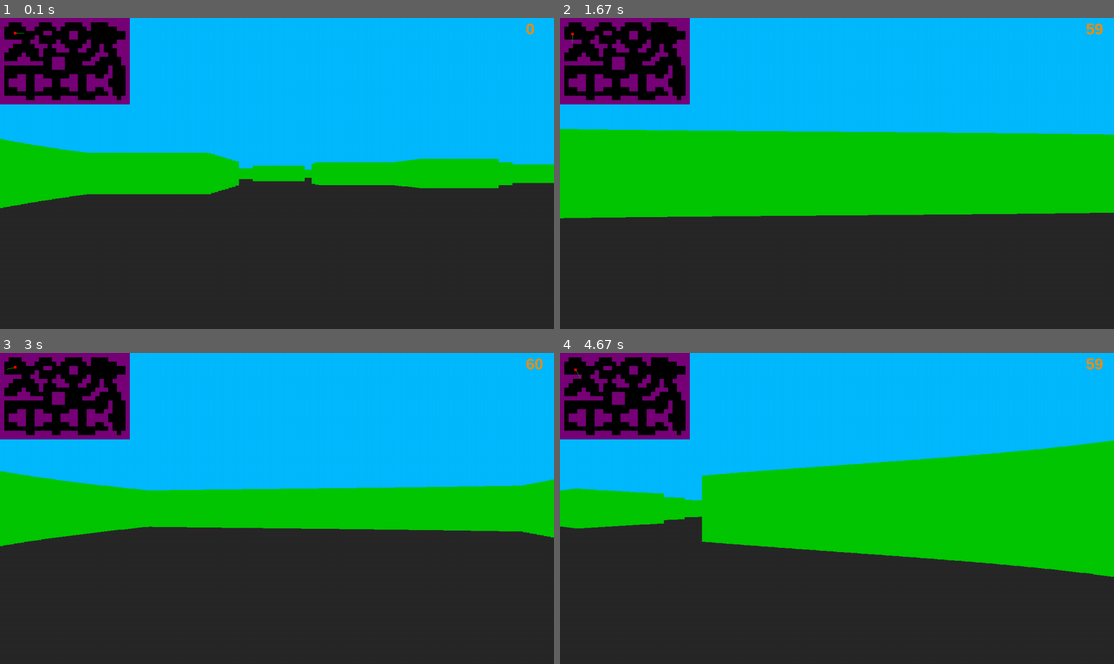
Above: before the commit, frames 1-4 (two rows, left to right).
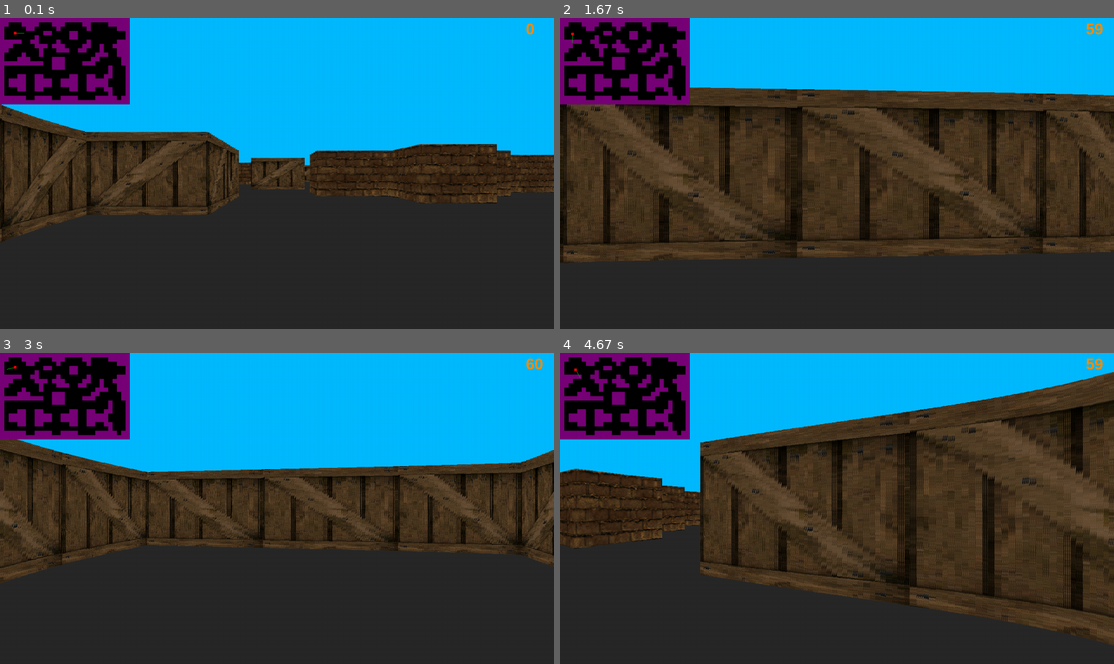
Above: after the commit, the same moments.

Repository: bo1ledOwl/YandexLyceumPyGameProject
Game: pygame game, started from main.py
Same seed, same stepped clock (60 frames per second), same inputs: the game is played once before the commit and once after it.
Inputs (mouse positions are in pixels of both pictures, inside the frame that each line leads up to):
- Up to frame 1 (0.1 s): no input
- Up to frame 2 (1.67 s): hold D 0.33-0.8 s; move the mouse to (814, 185) at 0.37 s; hold W 0.83-1.3 s; move the mouse to (704, 176) at 0.87 s; hold D from 1.33 s (still down); move the mouse to (920, 64) at 1.37 s
- Up to frame 3 (3 s): release D at 1.8 s; hold A 1.83-2.37 s; move the mouse to (288, 402) at 1.87 s; hold S 2.4-2.87 s; move the mouse to (282, 539) at 2.43 s; hold A from 2.9 s (still down); move the mouse to (421, 558) at 2.93 s
- Up to frame 4 (4.67 s): release A at 3.37 s; hold W 3.4-3.87 s; move the mouse to (981, 480) at 3.43 s; hold D 3.9-4.53 s; move the mouse to (1036, 483) at 3.93 s; hold S from 4.57 s (still down); move the mouse to (1030, 570) at 4.6 s

The runs differ from the first frame. In frame 1, 19% of the frame differs, in the area x 0-100%, y 27-72%; in frame 2, 48%, in the area x 0-100%, y 22-79%; in frame 3, 27%; in frame 4, 48%.

Commit message:
добавлены текстуры стен

Diff:
--- a/drawing.py
+++ b/drawing.py
@@ -1,3 +1,5 @@
+import os.path
+
 import pygame
 from ray_casting import ray_casting_func
 from settings import *
@@ -9,13 +11,19 @@
     def __init__(self, surface):
         self.sc = surface
         self.font = pygame.font.SysFont('Arial', 36, bold=True)
+        self.textures = {1: pygame.image.load(os.path.join('resources/walls/wall1.png')).convert(),
+                         2: pygame.image.load(os.path.join('resources/walls/wall2.png')).convert(),
+                         }
 
-    def draw_background(self):
+    def background(self):
         pygame.draw.rect(self.sc, SKYBLUE, (0, 0, WIDTH, HALF_HEIGHT))
         pygame.draw.rect(self.sc, DARKGRAY, (0, HALF_HEIGHT, WIDTH, HALF_HEIGHT))
 
-    def draw_minimap(self, player):
-        pygame.draw.rect(self.sc, BLACK, (0, 0, world_map[-1][0] * MINIMAP_SCALE, world_map[-1][1] * MINIMAP_SCALE))
+    def walls(self, player):
+        ray_casting_func(player, self.sc, self.textures)
+
+    def minimap(self, player):
+        pygame.draw.rect(self.sc, BLACK, (0, 0, list(world_map.keys())[-1][0] * MINIMAP_SCALE, list(world_map.keys())[-1][1] * MINIMAP_SCALE))
         for wall in world_map:
             pygame.draw.rect(self.sc, PURPLE, (wall[0] * MINIMAP_SCALE, wall[1] * MINIMAP_SCALE,
                                                TILE * MINIMAP_SCALE, TILE * MINIMAP_SCALE))
--- a/main.py
+++ b/main.py
@@ -14,13 +14,13 @@
 player = Player(PLAYER_START_POSITION)
 
 font = pygame.font.SysFont('Arial', 36, bold=True)
-
 paused = False
 
-while True:
+running = True
+while running:
     for event in pygame.event.get():
         if event.type == pygame.QUIT:
-            exit()
+            running = False
         if event.type == pygame.KEYDOWN:
             if event.key == pygame.K_ESCAPE:
                 if not paused:
@@ -37,9 +37,9 @@
 
     sc.fill(BLACK)
     # print(player.angle)
-    drawer.draw_background()
-    ray_casting_func(player, sc)
-    drawer.draw_minimap(player)
+    drawer.background()
+    drawer.walls(player)
+    drawer.minimap(player)
     if not paused:
         player.movement()
         drawer.fps(clock)
@@ -49,3 +49,5 @@
 
     pygame.display.flip()
     clock.tick(FPS)
+
+pygame.quit()
--- a/map.py
+++ b/map.py
@@ -1,12 +1,17 @@
 from settings import *
 from PIL import Image
+
+# соответствие цветов на карте и элементов игры
+SPAWN_POINT = (255, 0, 0)
+WALL1 = (0, 0, 0)
+WALL2 = (100, 100, 100)
 
 
 def map_coords(x, y):
     return (x // TILE) * TILE, (y // TILE) * TILE
 
 
-world_map = set()
+world_map = {}
 im = Image.open("maps/map.png")
 pixels = im.load()
 x, y = im.size
@@ -15,9 +20,10 @@
 for i in range(x):
     for j in range(y):
         r, g, b = pixels[i, j]
-        if (r, g, b) == (0, 0, 0):
-            world_map.add((i * TILE, j * TILE))
-        if (r, g, b) == (255, 0, 0):
+        if (r, g, b) == WALL1:
+            world_map[(i * TILE, j * TILE)] = 1
+        if (r, g, b) == WALL2:
+            world_map[(i * TILE, j * TILE)] = 2
+        if (r, g, b) == SPAWN_POINT:
             # красная точка на карте - спавн игрока
             PLAYER_START_POSITION = (i * TILE + TILE // 2, j * TILE + TILE // 2)
-world_map = sorted(world_map)
--- a/player.py
+++ b/player.py
@@ -10,13 +10,13 @@
         self.angle = PLAYER_ANGLE
 
     def check_intersection(self, dx, dy):
-        if not map_coords(self.x + PLAYER_SPEED, self.y) in world_map and dx > 0:
+        if not map_coords(self.x + (PLAYER_SPEED + WALL_SAFE_RANGE), self.y) in world_map and dx > 0:
             self.x += dx
-        elif not map_coords(self.x - PLAYER_SPEED, self.y) in world_map and dx < 0:
+        elif not map_coords(self.x - (PLAYER_SPEED + WALL_SAFE_RANGE), self.y) in world_map and dx < 0:
             self.x += dx
-        if not map_coords(self.x, self.y + PLAYER_SPEED) in world_map and dy > 0:
+        if not map_coords(self.x, self.y + (PLAYER_SPEED + WALL_SAFE_RANGE)) in world_map and dy > 0:
             self.y += dy
-        elif not map_coords(self.x, self.y - PLAYER_SPEED) in world_map and dy < 0:
+        elif not map_coords(self.x, self.y - (PLAYER_SPEED + WALL_SAFE_RANGE)) in world_map and dy < 0:
             self.y += dy
 
     def movement(self):
--- a/ray_casting.py
+++ b/ray_casting.py
@@ -4,15 +4,15 @@
 from map import *
 
 
-def ray_casting_func(player, sc):
+def ray_casting_func(player, sc, textures):
     a = (player.angle - HALF_FOV) % 360
     xo, yo = player.x, player.y
     x_on_map, y_on_map = map_coords(xo, yo)
     for ray in range(NUM_RAYS):
         sin_a = math.sin(math.radians(a))
         cos_a = math.cos(math.radians(a))
-        proj_height_h = 0
-        proj_height_v = 0
+        proj_height_h = 10
+        proj_height_v = 10
         if not sin_a:
             sin_a = 0.00000001
         if not cos_a:
@@ -26,8 +26,10 @@
         for _ in range(0, HEIGHT, TILE):
             depth_h = (yh - yo) / sin_a
             xh = xo + depth_h * cos_a
-            if map_coords(xh, yh + y_next) in world_map:
+            coords = map_coords(xh, yh + y_next)
+            if coords in world_map:
                 depth_h *= math.cos(math.radians(player.angle - a))
+                texture_h = textures[world_map[coords]]
                 if depth_h != 0:
                     proj_height_h = PROJECTION_COEFF / depth_h
                 else:
@@ -43,8 +45,10 @@
         for _ in range(0, HEIGHT, TILE):
             depth_v = (xv - xo) / cos_a
             yv = yo + depth_v * sin_a
-            if map_coords(xv + x_next, yv) in world_map:
+            coords = map_coords(xv + x_next, yv)
+            if coords in world_map:
                 depth_v *= math.cos(math.radians(player.angle - a))
+                texture_v = textures[world_map[coords]]
                 if depth_v != 0:
                     proj_height_v = PROJECTION_COEFF / depth_v
                 else:
@@ -53,7 +57,11 @@
             xv += x_next * TILE
 
         if depth_h < depth_v and depth_h != 0:
-            pygame.draw.rect(sc, GREEN, (ray * SCALE, HALF_HEIGHT - proj_height_h // 2, SCALE, proj_height_h))
+            wall = texture_h.subsurface(int(xh) % TILE * TEXTURE_SCALE, 0, TEXTURE_SCALE, TEXTURE_HEIGHT)
+            wall = pygame.transform.scale(wall, (SCALE, proj_height_h))
+            sc.blit(wall, (ray * SCALE, HALF_HEIGHT - proj_height_h // 2))
         elif depth_v < depth_h and depth_v != 0:
-            pygame.draw.rect(sc, GREEN, (ray * SCALE, HALF_HEIGHT - proj_height_v // 2, SCALE, proj_height_v))
+            wall = texture_v.subsurface(int(yv) % TILE * TEXTURE_SCALE, 0, TEXTURE_SCALE, TEXTURE_HEIGHT)
+            wall = pygame.transform.scale(wall, (SCALE, proj_height_v))
+            sc.blit(wall, (ray * SCALE, HALF_HEIGHT - proj_height_v // 2))
         a += DELTA_ANGLE
--- a/settings.py
+++ b/settings.py
@@ -15,16 +15,22 @@
 # настройки ray casting
 FOV = 90
 HALF_FOV = FOV / 2
-NUM_RAYS = WIDTH // 8 * (FOV // 60)
+NUM_RAYS = int(WIDTH // 4 * (FOV / 90))
 DELTA_ANGLE = FOV / NUM_RAYS
 DIST = NUM_RAYS / (2 * math.tan(math.radians(HALF_FOV)))
 PROJECTION_COEFF = 3 * DIST * TILE
 SCALE = WIDTH // NUM_RAYS
 
+# настройки текстур
+TEXTURE_WIDTH = 1200
+TEXTURE_HEIGHT = 1200
+TEXTURE_SCALE = TEXTURE_WIDTH // TILE
+
 # настройки игрока
 PLAYER_ANGLE = 0
 PLAYER_SPEED = 1
 PLAYER_ROTATE_SPEED = 1 * (60 / FPS) / 5
+WALL_SAFE_RANGE = 7
 
 # цвета
 WHITE = (255, 255, 255)
Binary file changed: maps/map.png
Binary file added: resources/walls/wall1.png
Binary file added: resources/walls/wall2.png
